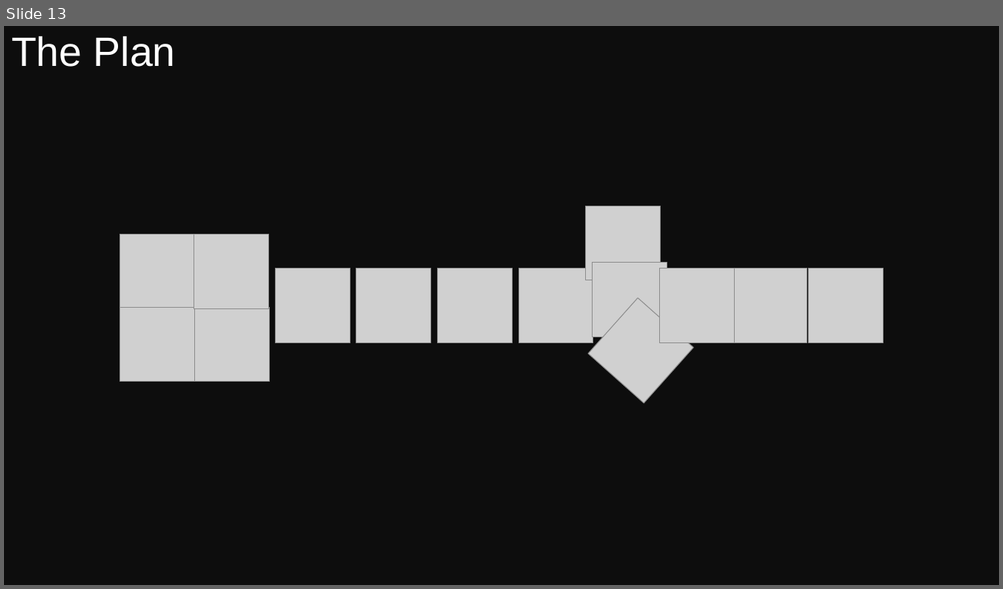
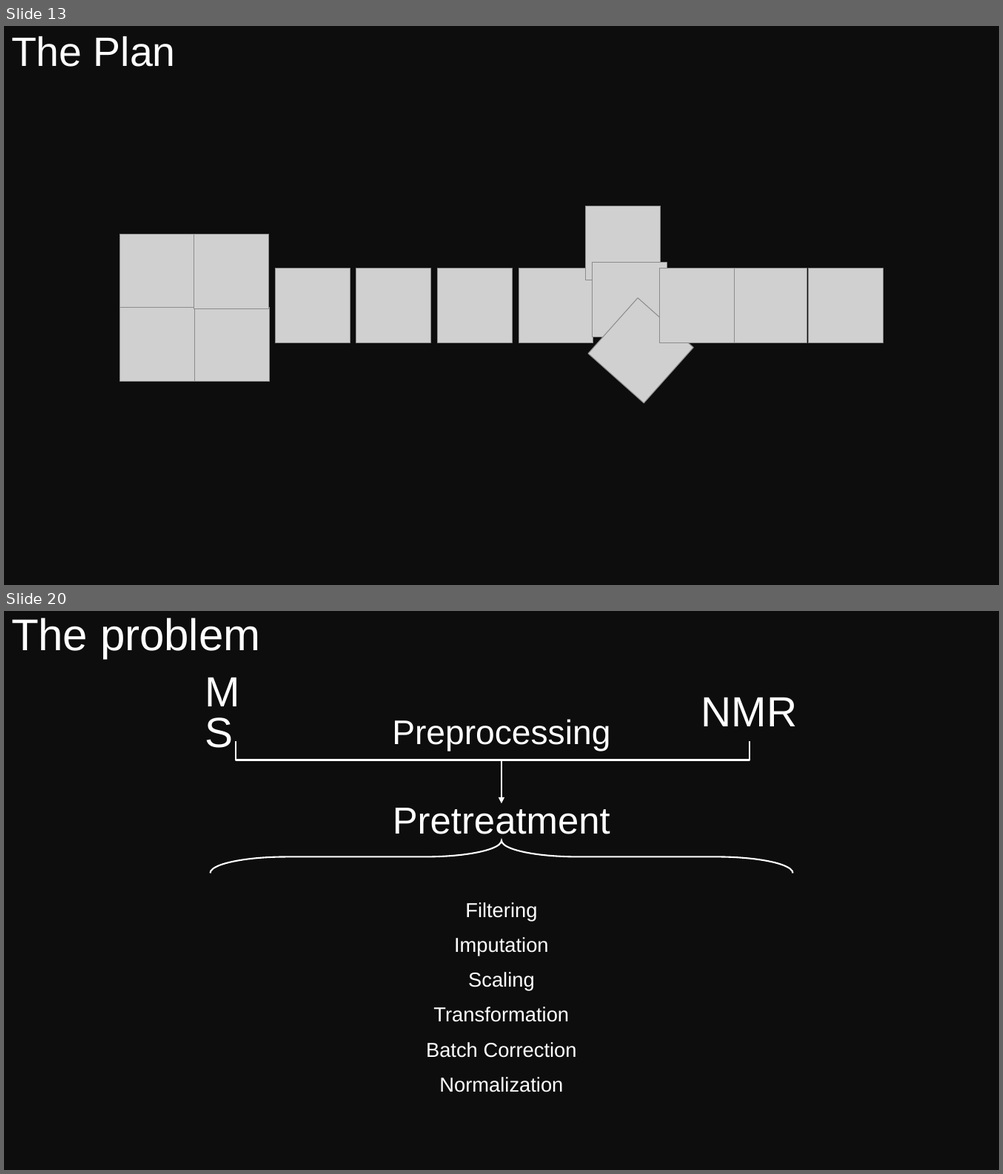
Before and after one commit to eperezme/metaboPipe, a slide deck: Defense/metaboPipe.pptx. Shown one above the other, each under a label of ours: slide 13 before the commit, slides 13 and 20 after it; the slides between them are not shown. The pictures are 1003x589 and 1003x1174 pixels, drawn with LibreOffice and Linux fonts; fonts in the diff are those of the drawing; grey boxes stand for pictures. Boxes give left, top, right and bottom in pixels: in the first picture for what was removed or moved away, otherwise in the second. Text is boxed around its words. In the diff, an @@ line names an element or a change of style, - is before the commit and + after.

```diff
--- a/Defense/metaboPipe.pptx
+++ b/Defense/metaboPipe.pptx
@@ slide 20 added at [4, 611, 999, 1170], background #0D0D0D @@
@@ text added at [11, 618, 261, 658], 42.9 pt, text #FFFFFF @@
+The problem
@@ text added at [198, 688, 273, 741], 40.7 pt, text #FFFFFF @@
+MS
@@ text added at [700, 697, 797, 726], 40.7 pt, text #FFFFFF @@
+NMR
@@ text added at [392, 719, 610, 752], 33 pt, text #FFFFFF @@
+Preprocessing
@@ elbow line added from (236, 741) to (749, 741), #FFFFFF 1.5 pt @@
@@ arrow added from (502, 761) to (502, 803), #FFFFFF 1.5 pt @@
@@ text added at [392, 808, 610, 842], 36.3 pt, text #FFFFFF @@
+Pretreatment
@@ left brace added at [210, 840, 793, 873], outline #FFFFFF 1.5 pt @@
@@ text added at [465, 903, 537, 921], 19.5 pt, text #FFFFFF @@
+Filtering
@@ text added at [454, 937, 549, 956], 19.5 pt, text #FFFFFF @@
+Imputation
@@ text added at [468, 972, 535, 991], 19.5 pt, text #FFFFFF @@
+Scaling
@@ text added at [433, 1007, 569, 1022], 19.5 pt, text #FFFFFF @@
+Transformation
@@ text added at [426, 1042, 577, 1058], 19.5 pt, text #FFFFFF @@
+Batch Correction
@@ text added at [439, 1077, 563, 1093], 19.5 pt, text #FFFFFF @@
+Normalization
```
Also in this commit, not shown: 15 slides changed, 38 other slides added, 15 other files.
